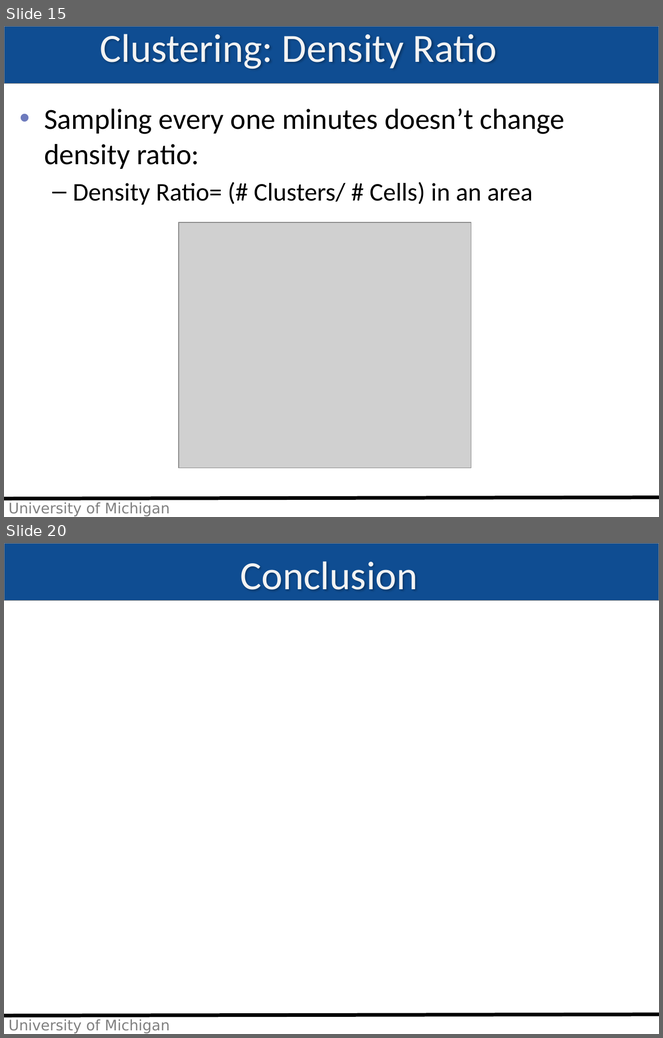
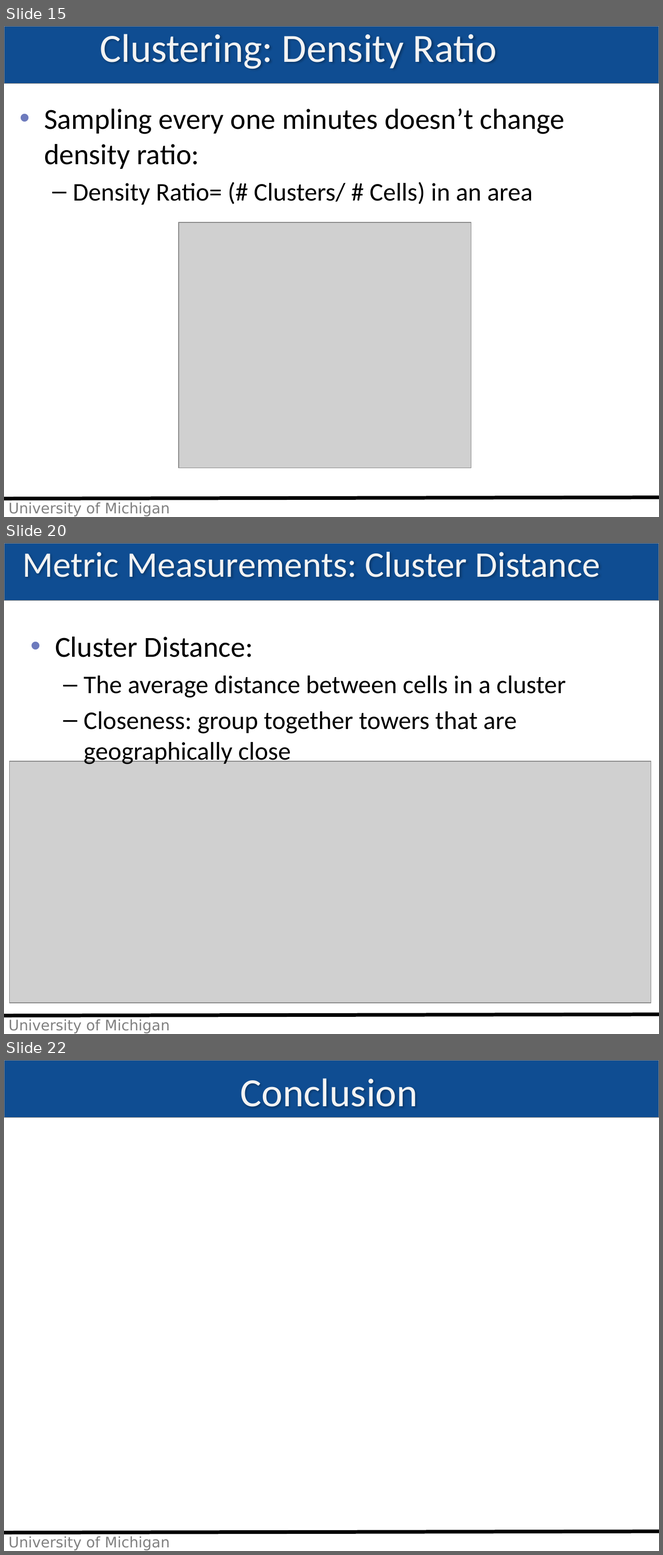
Before and after one commit to imehrdad2012/EECS589, a slide deck: Presentation/moradi_class19.pptx. Shown one above the other, each under a label of ours: slides 15 and 20 before the commit, slides 15, 20 and 22 after it; the slides between them are not shown. The pictures are 663x1038 and 663x1555 pixels, drawn with LibreOffice and Linux fonts; fonts in the diff are those of the drawing; grey boxes stand for pictures; background and template pictures are left out. Boxes give left, top, right and bottom in pixels: in the first picture for what was removed or moved away, otherwise in the second. Text is boxed around its words. In the diff, an @@ line names an element or a change of style, - is before the commit and + after.

```diff
--- a/Presentation/moradi_class19.pptx
+++ b/Presentation/moradi_class19.pptx
@@ slide 20 added at (4,543,659,1034), background picture (left out); not listed: 3 template elements that a slide beside it also shows @@
@@ title added at (22,552,600,577), 39.6 pt, text #F3F3F3 @@
+Metric Measurements: Cluster Distance
@@ text added at (55,637,566,766), 28 pt, text #000000 @@
+• Cluster Distance:
+  – The average distance between cells in a cluster
+  – Closeness: group together towers that are geographically close
@@ picture added at (9,761,651,1003) @@
@@ what was slide 20 is now slide 22 @@
```
Also in this commit, not shown: 9 slides changed, 4 other slides added, 3 slides removed.
